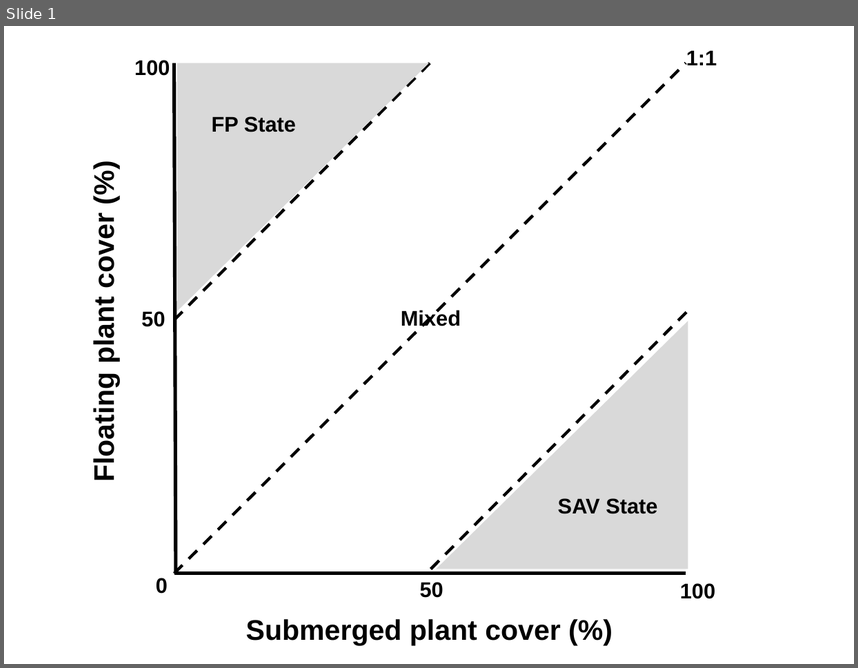
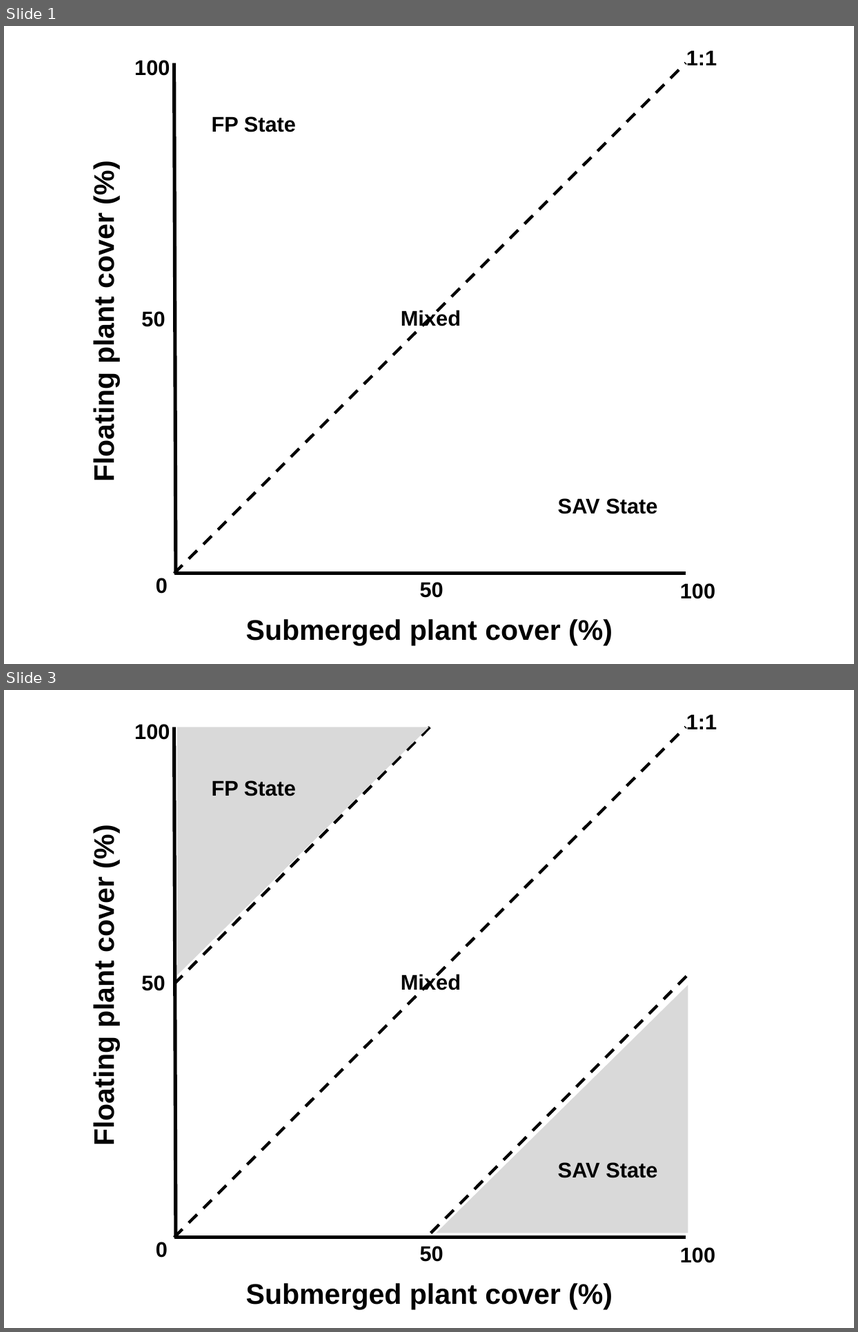
Before and after one commit to mccannecology/model, a slide deck: plant_state_score.pptx. Shown one above the other, each under a label of ours: slide 1 before the commit, slides 1 and 3 after it; the slides between them are not shown. The pictures are 858x668 and 858x1332 pixels, drawn with LibreOffice and Linux fonts; fonts in the diff are those of the drawing. Boxes give left, top, right and bottom in pixels: in the first picture for what was removed or moved away, otherwise in the second. Text is boxed around its words. In the diff, an @@ line names an element or a change of style, - is before the commit and + after.

Commit message:
new plots with "state score" - compare spatial & non-spatial nutrient uptake

```diff
--- a/plant_state_score.pptx
+++ b/plant_state_score.pptx
@@ slide 1 added at <box>4,26,854,664</box>, background #FFFFFF @@
@@ text added at <box>134,60,170,76</box>, 18 pt, text #000000, bold @@
+100
@@ line added from (174, 63) to (176, 573), #000000 3 pt @@
@@ line added from (174, 573) to (686, 63), #000000 2.5 pt dashed @@
@@ text added at <box>686,50,717,65</box>, 18 pt, text #000000, bold @@
+1:1
@@ text added at <box>212,116,296,132</box>, 18 pt, text #000000, bold @@
+FP State
@@ text added at <box>88,220,120,479</box>, 24 pt, text #000000, bold @@
+Floating plant cover (%)
@@ text added at <box>141,311,165,327</box>, 18 pt, text #000000, bold @@
+50
@@ text added at <box>401,308,461,327</box>, 18 pt, text #000000, bold @@
+Mixed
@@ text added at <box>558,498,657,514</box>, 18 pt, text #000000, bold @@
+SAV State
@@ text added at <box>156,577,168,593</box>, 18 pt, text #000000, bold @@
+0
@@ line added from (686, 573) to (174, 573), #000000 3 pt @@
@@ text added at <box>420,581,444,597</box>, 18 pt, text #000000, bold @@
+50
@@ text added at <box>680,583,715,599</box>, 18 pt, text #000000, bold @@
+100
@@ text added at <box>246,619,561,645</box>, 24 pt, text #000000, bold @@
+Submerged plant cover (%)
@@ what was slide 1 is now slide 3 @@
```
Also in this commit, not shown: 2 other slides added, 6 other files.
